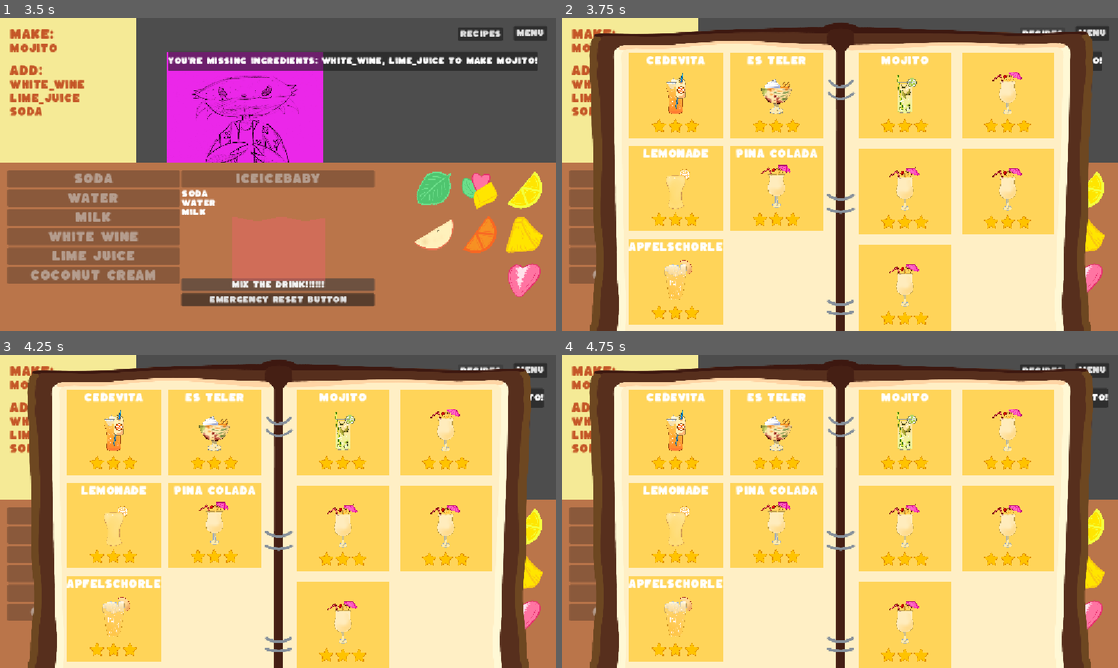
Above: before the commit, frames 1-4 (two rows, left to right).
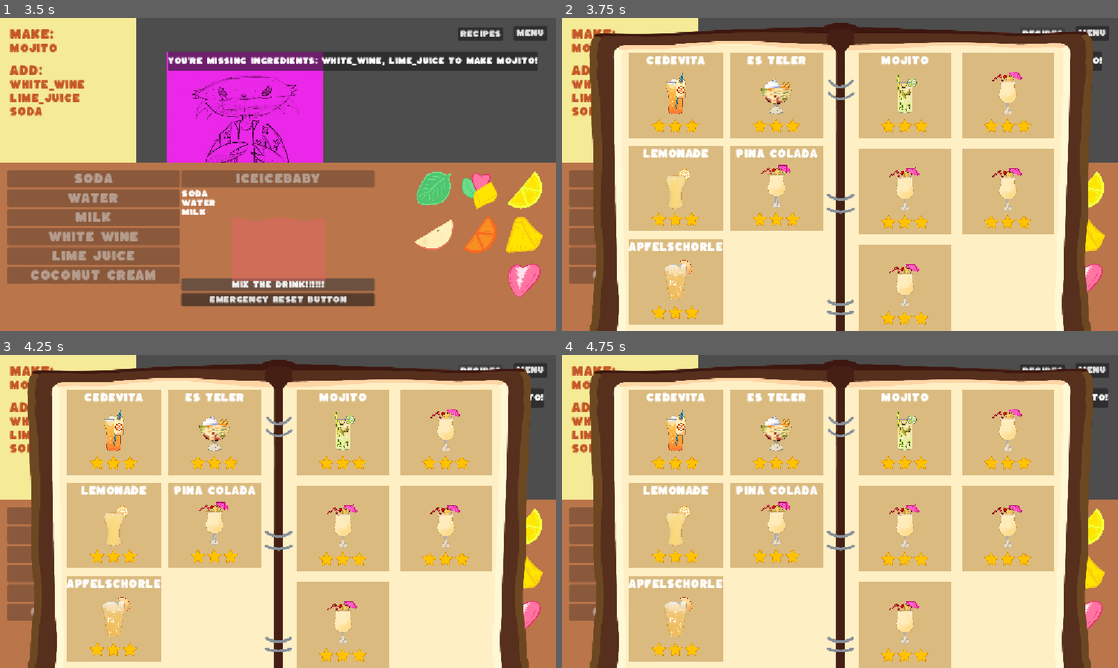
Above: after the commit, the same moments.

Repository: scumpiest/scammy-drink
Game: Godot game, scene res://scenes/crafting/counter_ui.tscn
The game is run twice, just before and just after one commit, with the same random seed, the same clock (stepped at 60 frames per second) and the same inputs. The engine's default icon, where the game draws it, is replaced by a stand-in: a white triangle on a blue panel in a dark square.
Inputs:
- Up to frame 1 (3.5 s): click "Soda" at 0.5 s; click "Water" at 1.25 s; click "Milk" at 2 s; click "MIX THE DRINK!!!!!!" at 2.75 s
- Up to frame 2 (3.75 s): click "Recipes" at 3.5 s
- Up to frame 3 (4.25 s): no input
- Up to frame 4 (4.75 s): click "MIX THE DRINK!!!!!!" at 4.25 s

Frame 1 is identical in both runs. In frame 2, 40% of the frame differs, in the area x 12-89%, y 11-100%; in frame 3, 40%; in frame 4, 40%.

Commit message:
darker panel in RB

Diff:
--- a/scenes/ui/recipe_drink.tscn
+++ b/scenes/ui/recipe_drink.tscn
@@ -7,7 +7,7 @@
 [ext_resource type="Texture2D" uid="uid://bgvgumy21wkrl" path="res://assets/star_empty.png" id="4_6olb0"]
 
 [sub_resource type="StyleBoxFlat" id="StyleBoxFlat_poj4g"]
-bg_color = Color(1, 0.83137256, 0.34901962, 1)
+bg_color = Color(0.69803923, 0.5058824, 0.2, 0.48235294)
 
 [node name="RecipeDrink" type="PanelContainer" unique_id=1287656366]
 custom_minimum_size = Vector2(191, 150)
